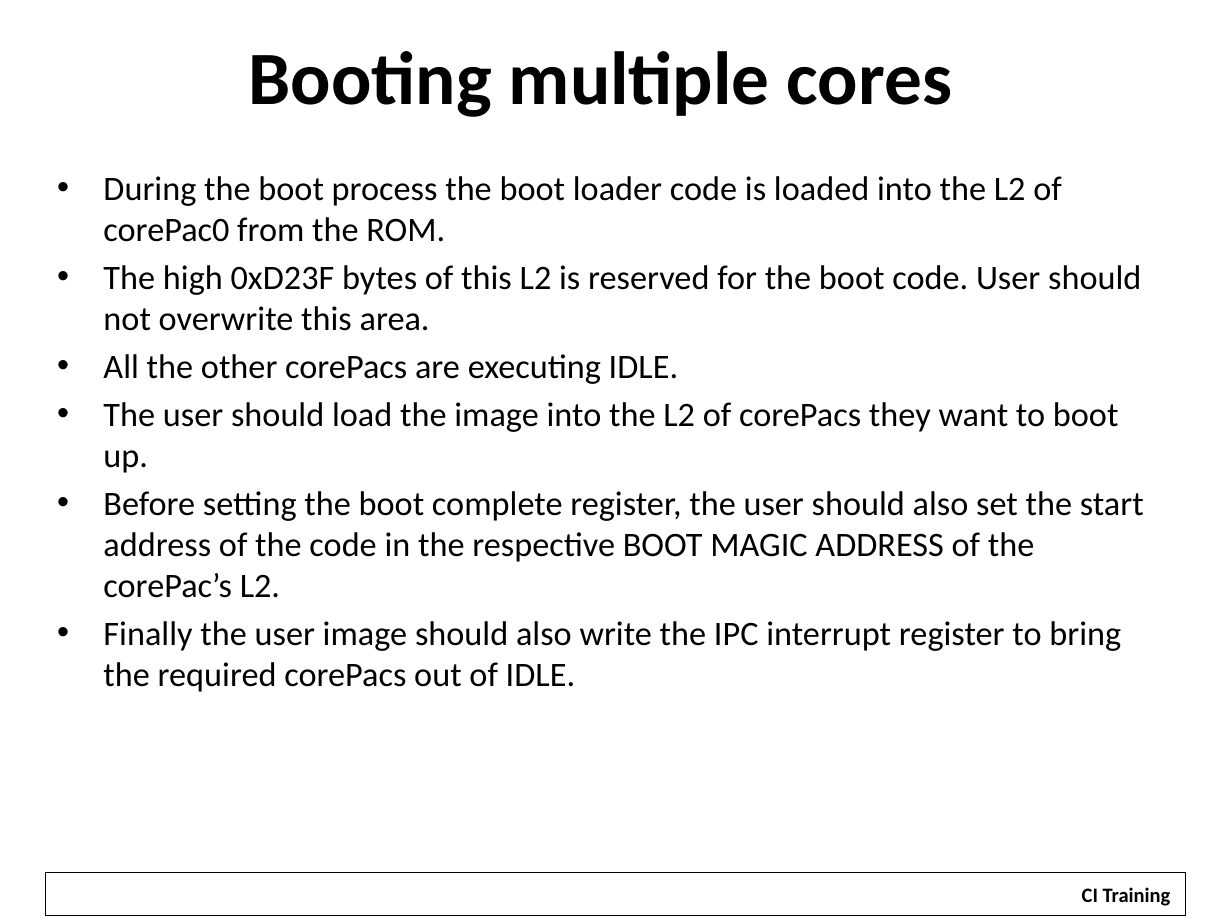
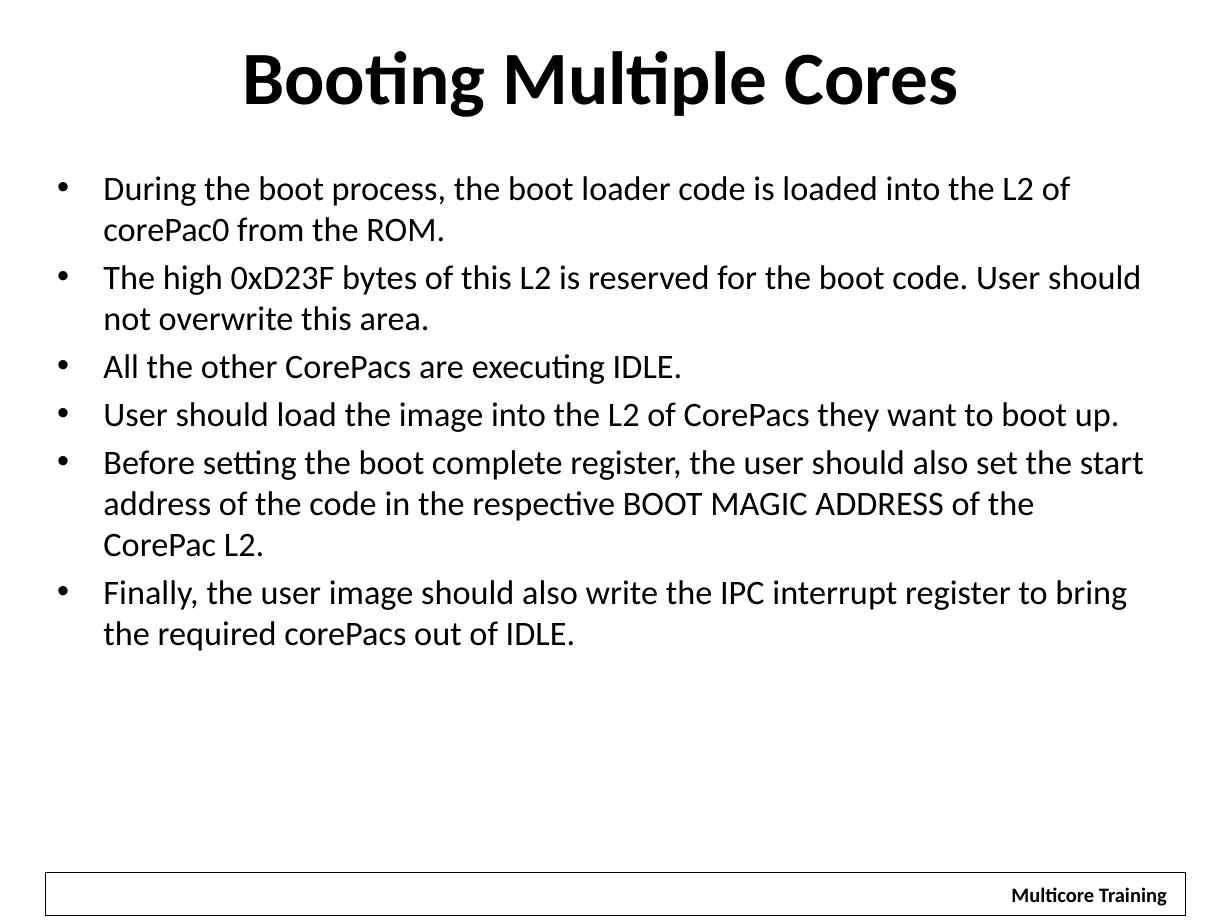
Before and after one commit to hari1989/keystone-workshop, a slide deck: slide 19 of slides/Keystone Bootloader.pptx. Drawn at 1232x924 pixels with LibreOffice and Linux fonts; fonts in the diff are those of the drawing; background and template pictures are left out. Boxes give left, top, right and bottom in pixels: in the first picture for what was removed or moved away, otherwise in the second. Text is boxed around its words. In the diff, an @@ line names an element or a change of style, - is before the commit and + after.

Commit message:
Updates for London Training

```diff
--- a/slides/Keystone Bootloader.pptx
+++ b/slides/Keystone Bootloader.pptx
@@ title at (242,51,959,117): text changed @@
-Booting multiple cores
+Booting Multiple Cores
@@ text at (103,176,1070,242): text changed @@
-• During the boot process the boot loader code is loaded into the L2 of corePac0 from the ROM.
+• During the boot process, the boot loader code is loaded into the L2 of corePac0 from the ROM.
@@ text at (103,354,1144,651): text changed @@
-• All the other corePacs are executing IDLE.
-• The user should load the image into the L2 of corePacs they want to boot up.
-• Before setting the boot complete register, the user should also set the start address of the code in the respective BOOT MAGIC ADDRESS of the corePac’s L2.
-• Finally the user image should also write the IPC interrupt register to bring the required corePacs out of IDLE.
+• All the other CorePacs are executing IDLE.
+• User should load the image into the L2 of CorePacs they want to boot up.
+• Before setting the boot complete register, the user should also set the start address of the code in the respective BOOT MAGIC ADDRESS of the CorePac L2.
+• Finally, the user image should also write the IPC interrupt register to bring the required corePacs out of IDLE.
@@ rectangle "Multicore Training": place and size @@
-rectangle "Multicore Training" at (1068,876,1184,913)
+rectangle "Multicore Training" at (998,876,1180,913)
@@ text in rectangle at (1011,887,1167,906): text changed @@
-CI Training
+Multicore Training
```
Also in this commit, not shown: 30 other slides changed, 1 slide removed, 14 other files.
